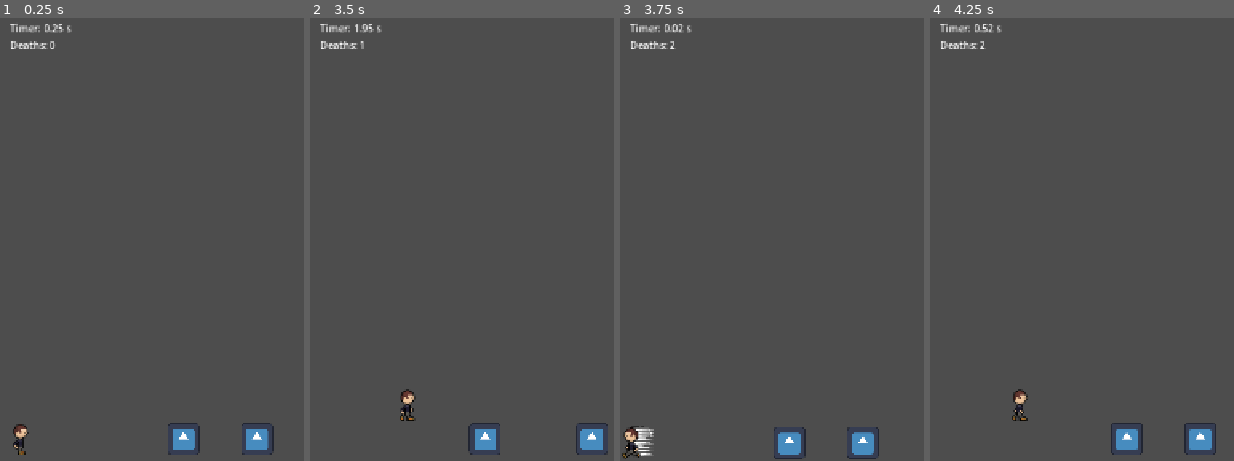
Above: before the commit, frames 1-4 (left to right).
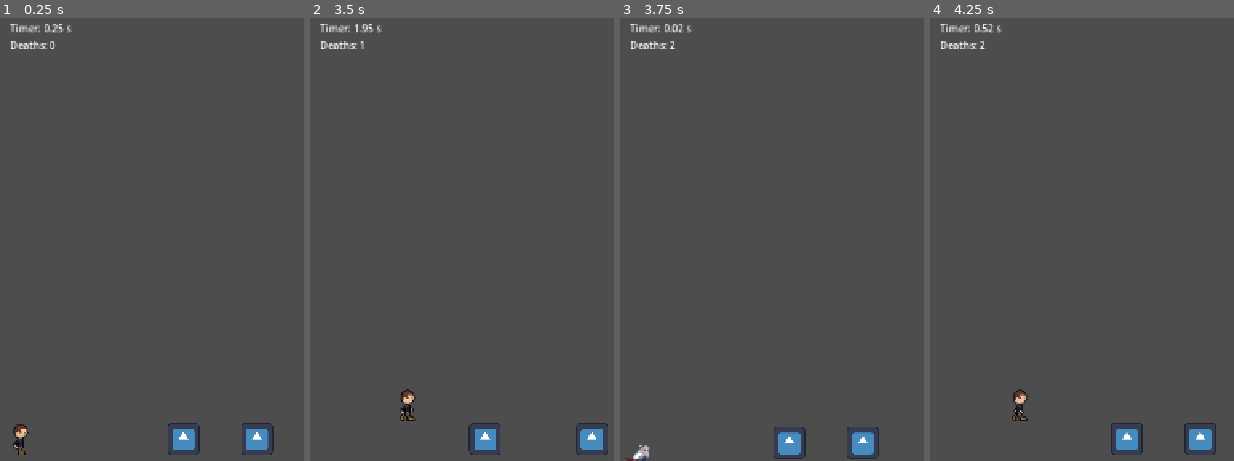
Above: after the commit, the same moments.

Repository: Maxington20/celeste-clone
Game: Godot game, scene res://scenes/levels/level_01.tscn
The game is run twice, just before and just after one commit, with the same random seed, the same clock (stepped at 60 frames per second) and the same inputs. The project has no main scene, so this scene is started directly. The engine's default icon, where the game draws it, is replaced by a stand-in: a white triangle on a blue panel in a dark square.
Inputs:
- Up to frame 1 (0.25 s): no input
- Up to frame 2 (3.5 s): hold D (move_right) 0.53-2.03 s; tap Shift (dash) every 0.75 s from 0.6 to 2.85 s; tap Space (jump) at 0.77, 1.52, 3.02 s; hold A (move_left) 2.03-2.78 s; hold D (move_right) from 2.78 s (still down)
- Up to frame 3 (3.75 s): keep holding D (move_right); tap Shift (dash) at 3.6 s
- Up to frame 4 (4.25 s): keep holding D (move_right); tap Space (jump) at 3.77 s

Frames 1-2 are identical in both runs. In frame 3, 0.5% of the frame differs, in the area x 0-12%, y 92-100%; in frame 4, nothing differs.

Commit message:
added new animations

Diff:
--- a/scenes/player/player.tscn
+++ b/scenes/player/player.tscn
@@ -1,7 +1,44 @@
 [gd_scene format=3 uid="uid://d3cx758c7e1mg"]
 
 [ext_resource type="Script" uid="uid://bw671s6myv64l" path="res://scenes/player/player.gd" id="1_dovo2"]
+[ext_resource type="Texture2D" uid="uid://463pldjdo57i" path="res://assets/art/DASH.png" id="2_75vfm"]
 [ext_resource type="Texture2D" uid="uid://bxvmcukn4gbo2" path="res://assets/art/platformer_character_test.png" id="2_dovo2"]
+[ext_resource type="Texture2D" uid="uid://c6qinb55ormgv" path="res://assets/art/DEATH.png" id="4_0owmy"]
+[ext_resource type="Texture2D" uid="uid://bcx805jvhrtgd" path="res://assets/art/IDLE.png" id="5_qek5x"]
+[ext_resource type="Texture2D" uid="uid://1ae0xq820e3w" path="res://assets/art/RUN.png" id="6_5gtgg"]
+[ext_resource type="Texture2D" uid="uid://bduobalotpc18" path="res://assets/art/WALK.png" id="7_0owmy"]
+
+[sub_resource type="AtlasTexture" id="AtlasTexture_8ydkj"]
+atlas = ExtResource("2_75vfm")
+region = Rect2(0, 0, 96, 96)
+
+[sub_resource type="AtlasTexture" id="AtlasTexture_3j4b4"]
+atlas = ExtResource("2_75vfm")
+region = Rect2(96, 0, 96, 96)
+
+[sub_resource type="AtlasTexture" id="AtlasTexture_yj68g"]
+atlas = ExtResource("2_75vfm")
+region = Rect2(192, 0, 96, 96)
+
+[sub_resource type="AtlasTexture" id="AtlasTexture_ioxgp"]
+atlas = ExtResource("2_75vfm")
+region = Rect2(288, 0, 96, 96)
+
+[sub_resource type="AtlasTexture" id="AtlasTexture_cnsyf"]
+atlas = ExtResource("2_75vfm")
+region = Rect2(384, 0, 96, 96)
+
+[sub_resource type="AtlasTexture" id="AtlasTexture_007i1"]
+atlas = ExtResource("2_75vfm")
+region = Rect2(480, 0, 96, 96)
+
+[sub_resource type="AtlasTexture" id="AtlasTexture_6cv16"]
+atlas = ExtResource("2_75vfm")
+region = Rect2(576, 0, 96, 96)
+
+[sub_resource type="AtlasTexture" id="AtlasTexture_j4nxn"]
+atlas = ExtResource("2_75vfm")
+region = Rect2(672, 0, 96, 96)
 
 [sub_resource type="AtlasTexture" id="AtlasTexture_fcs02"]
 atlas = ExtResource("2_dovo2")
@@ -35,6 +72,82 @@
 atlas = ExtResource("2_dovo2")
 region = Rect2(96, 96, 32, 32)
 
+[sub_resource type="AtlasTexture" id="AtlasTexture_28m0y"]
+atlas = ExtResource("4_0owmy")
+region = Rect2(0, 0, 96, 96)
+
+[sub_resource type="AtlasTexture" id="AtlasTexture_uniwh"]
+atlas = ExtResource("4_0owmy")
+region = Rect2(96, 0, 96, 96)
+
+[sub_resource type="AtlasTexture" id="AtlasTexture_iqsei"]
+atlas = ExtResource("4_0owmy")
+region = Rect2(192, 0, 96, 96)
+
+[sub_resource type="AtlasTexture" id="AtlasTexture_tffgl"]
+atlas = ExtResource("4_0owmy")
+region = Rect2(288, 0, 96, 96)
+
+[sub_resource type="AtlasTexture" id="AtlasTexture_pk8ii"]
+atlas = ExtResource("4_0owmy")
+region = Rect2(384, 0, 96, 96)
+
+[sub_resource type="AtlasTexture" id="AtlasTexture_5mf0n"]
+atlas = ExtResource("4_0owmy")
+region = Rect2(480, 0, 96, 96)
+
+[sub_resource type="AtlasTexture" id="AtlasTexture_4hvnv"]
+atlas = ExtResource("4_0owmy")
+region = Rect2(576, 0, 96, 96)
+
+[sub_resource type="AtlasTexture" id="AtlasTexture_bbmj2"]
+atlas = ExtResource("4_0owmy")
+region = Rect2(672, 0, 96, 96)
+
+[sub_resource type="AtlasTexture" id="AtlasTexture_kxw46"]
+atlas = ExtResource("4_0owmy")
+region = Rect2(768, 0, 96, 96)
+
+[sub_resource type="AtlasTexture" id="AtlasTexture_8qxvo"]
+atlas = ExtResource("5_qek5x")
+region = Rect2(0, 0, 96, 96)
+
+[sub_resource type="AtlasTexture" id="AtlasTexture_5q8fn"]
+atlas = ExtResource("5_qek5x")
+region = Rect2(96, 0, 96, 96)
+
+[sub_resource type="AtlasTexture" id="AtlasTexture_wva7c"]
+atlas = ExtResource("5_qek5x")
+region = Rect2(192, 0, 96, 96)
+
+[sub_resource type="AtlasTexture" id="AtlasTexture_7obkq"]
+atlas = ExtResource("5_qek5x")
+region = Rect2(288, 0, 96, 96)
+
+[sub_resource type="AtlasTexture" id="AtlasTexture_vo27k"]
+atlas = ExtResource("5_qek5x")
+region = Rect2(384, 0, 96, 96)
+
+[sub_resource type="AtlasTexture" id="AtlasTexture_genst"]
+atlas = ExtResource("5_qek5x")
+region = Rect2(480, 0, 96, 96)
+
+[sub_resource type="AtlasTexture" id="AtlasTexture_niom3"]
+atlas = ExtResource("5_qek5x")
+region = Rect2(576, 0, 96, 96)
+
+[sub_resource type="AtlasTexture" id="AtlasTexture_ttakn"]
+atlas = ExtResource("5_qek5x")
+region = Rect2(672, 0, 96, 96)
+
+[sub_resource type="AtlasTexture" id="AtlasTexture_rw8a5"]
+atlas = ExtResource("5_qek5x")
+region = Rect2(768, 0, 96, 96)
+
+[sub_resource type="AtlasTexture" id="AtlasTexture_iwuka"]
+atlas = ExtResource("5_qek5x")
+region = Rect2(864, 0, 96, 96)
+
 [sub_resource type="AtlasTexture" id="AtlasTexture_lgqa7"]
 atlas = ExtResource("2_dovo2")
 region = Rect2(0, 32, 32, 32)
@@ -74,10 +187,151 @@
 [sub_resource type="AtlasTexture" id="AtlasTexture_ugbui"]
 atlas = ExtResource("2_dovo2")
 region = Rect2(96, 0, 32, 32)
+
+[sub_resource type="AtlasTexture" id="AtlasTexture_hyqqp"]
+atlas = ExtResource("6_5gtgg")
+region = Rect2(0, 0, 96, 96)
+
+[sub_resource type="AtlasTexture" id="AtlasTexture_ds1xl"]
+atlas = ExtResource("6_5gtgg")
+region = Rect2(96, 0, 96, 96)
+
+[sub_resource type="AtlasTexture" id="AtlasTexture_1u1sw"]
+atlas = ExtResource("6_5gtgg")
+region = Rect2(192, 0, 96, 96)
+
+[sub_resource type="AtlasTexture" id="AtlasTexture_2t3bg"]
+atlas = ExtResource("6_5gtgg")
+region = Rect2(288, 0, 96, 96)
+
+[sub_resource type="AtlasTexture" id="AtlasTexture_jrbya"]
+atlas = ExtResource("6_5gtgg")
+region = Rect2(384, 0, 96, 96)
+
+[sub_resource type="AtlasTexture" id="AtlasTexture_ahqnk"]
+atlas = ExtResource("6_5gtgg")
+region = Rect2(480, 0, 96, 96)
+
+[sub_resource type="AtlasTexture" id="AtlasTexture_vb1ce"]
+atlas = ExtResource("6_5gtgg")
+region = Rect2(576, 0, 96, 96)
+
+[sub_resource type="AtlasTexture" id="AtlasTexture_0ncpa"]
+atlas = ExtResource("6_5gtgg")
+region = Rect2(672, 0, 96, 96)
+
+[sub_resource type="AtlasTexture" id="AtlasTexture_upxxc"]
+atlas = ExtResource("6_5gtgg")
+region = Rect2(768, 0, 96, 96)
+
+[sub_resource type="AtlasTexture" id="AtlasTexture_ln3h3"]
+atlas = ExtResource("6_5gtgg")
+region = Rect2(864, 0, 96, 96)
+
+[sub_resource type="AtlasTexture" id="AtlasTexture_uygh0"]
+atlas = ExtResource("6_5gtgg")
+region = Rect2(960, 0, 96, 96)
+
+[sub_resource type="AtlasTexture" id="AtlasTexture_t1aof"]
+atlas = ExtResource("6_5gtgg")
+region = Rect2(1056, 0, 96, 96)
+
+[sub_resource type="AtlasTexture" id="AtlasTexture_w8qe1"]
+atlas = ExtResource("6_5gtgg")
+region = Rect2(1152, 0, 96, 96)
+
+[sub_resource type="AtlasTexture" id="AtlasTexture_hdvrm"]
+atlas = ExtResource("6_5gtgg")
+region = Rect2(1248, 0, 96, 96)
+
+[sub_resource type="AtlasTexture" id="AtlasTexture_5xbmr"]
+atlas = ExtResource("6_5gtgg")
+region = Rect2(1344, 0, 96, 96)
+
+[sub_resource type="AtlasTexture" id="AtlasTexture_hir57"]
+atlas = ExtResource("6_5gtgg")
+region = Rect2(1440, 0, 96, 96)
+
+[sub_resource type="AtlasTexture" id="AtlasTexture_7072n"]
+atlas = ExtResource("7_0owmy")
+region = Rect2(0, 0, 96, 96)
+
+[sub_resource type="AtlasTexture" id="AtlasTexture_gmu8b"]
+atlas = ExtResource("7_0owmy")
+region = Rect2(96, 0, 96, 96)
+
+[sub_resource type="AtlasTexture" id="AtlasTexture_a38bk"]
+atlas = ExtResource("7_0owmy")
+region = Rect2(192, 0, 96, 96)
+
+[sub_resource type="AtlasTexture" id="AtlasTexture_3chqh"]
+atlas = ExtResource("7_0owmy")
+region = Rect2(288, 0, 96, 96)
+
+[sub_resource type="AtlasTexture" id="AtlasTexture_pwfqx"]
+atlas = ExtResource("7_0owmy")
+region = Rect2(384, 0, 96, 96)
+
+[sub_resource type="AtlasTexture" id="AtlasTexture_kssj8"]
+atlas = ExtResource("7_0owmy")
+region = Rect2(480, 0, 96, 96)
+
+[sub_resource type="AtlasTexture" id="AtlasTexture_8lfxt"]
+atlas = ExtResource("7_0owmy")
+region = Rect2(576, 0, 96, 96)
+
+[sub_resource type="AtlasTexture" id="AtlasTexture_lclul"]
+atlas = ExtResource("7_0owmy")
+region = Rect2(672, 0, 96, 96)
+
+[sub_resource type="AtlasTexture" id="AtlasTexture_ej2d6"]
+atlas = ExtResource("7_0owmy")
+region = Rect2(768, 0, 96, 96)
+
+[sub_resource type="AtlasTexture" id="AtlasTexture_fvjb1"]
+atlas = ExtResource("7_0owmy")
+region = Rect2(864, 0, 96, 96)
+
+[sub_resource type="AtlasTexture" id="AtlasTexture_bysbl"]
+atlas = ExtResource("7_0owmy")
+region = Rect2(960, 0, 96, 96)
+
+[sub_resource type="AtlasTexture" id="AtlasTexture_2wy34"]
+atlas = ExtResource("7_0owmy")
+region = Rect2(1056, 0, 96, 96)
 
 [sub_resource type="SpriteFrames" id="SpriteFrames_jvmx5"]
 animations = [{
 "frames": [{
+"duration": 1.0,
+"texture": SubResource("AtlasTexture_8ydkj")
+}, {
+"duration": 1.0,
+"texture": SubResource("AtlasTexture_3j4b4")
+}, {
+"duration": 1.0,
+"texture": SubResource("AtlasTexture_yj68g")
+}, {
+"duration": 1.0,
+"texture": SubResource("AtlasTexture_ioxgp")
+}, {
+"duration": 1.0,
+"texture": SubResource("AtlasTexture_cnsyf")
+}, {
+"duration": 1.0,
+"texture": SubResource("AtlasTexture_007i1")
+}, {
+"duration": 1.0,
+"texture": SubResource("AtlasTexture_6cv16")
+}, {
+"duration": 1.0,
+"texture": SubResource("AtlasTexture_j4nxn")
+}],
+"loop": 1,
+"name": &"dash",
+"speed": 5.0
+}, {
+"frames": [{
 "duration": 2.0,
 "texture": SubResource("AtlasTexture_fcs02")
 }, {
@@ -113,6 +367,73 @@
 }, {
 "frames": [{
 "duration": 1.0,
+"texture": SubResource("AtlasTexture_28m0y")
+}, {
+"duration": 1.0,
+"texture": SubResource("AtlasTexture_uniwh")
+}, {
+"duration": 1.0,
+"texture": SubResource("AtlasTexture_iqsei")
+}, {
+"duration": 1.0,
+"texture": SubResource("AtlasTexture_tffgl")
+}, {
+"duration": 1.0,
+"texture": SubResource("AtlasTexture_pk8ii")
+}, {
+"duration": 1.0,
+"texture": SubResource("AtlasTexture_5mf0n")
+}, {
+"duration": 1.0,
+"texture": SubResource("AtlasTexture_4hvnv")
+}, {
+"duration": 1.0,
+"texture": SubResource("AtlasTexture_bbmj2")
+}, {
+"duration": 1.0,
+"texture": SubResource("AtlasTexture_kxw46")
+}],
+"loop": 1,
+"name": &"death",
+"speed": 25.0
+}, {
+"frames": [{
+"duration": 1.0,
+"texture": SubResource("AtlasTexture_8qxvo")
+}, {
+"duration": 1.0,
+"texture": SubResource("AtlasTexture_5q8fn")
+}, {
+"duration": 1.0,
+"texture": SubResource("AtlasTexture_wva7c")
+}, {
+"duration": 1.0,
+"texture": SubResource("AtlasTexture_7obkq")
+}, {
+"duration": 1.0,
+"texture": SubResource("AtlasTexture_vo27k")
+}, {
+"duration": 1.0,
+"texture": SubResource("AtlasTexture_genst")
+}, {
+"duration": 1.0,
+"texture": SubResource("AtlasTexture_niom3")
+}, {
+"duration": 1.0,
+"texture": SubResource("AtlasTexture_ttakn")
+}, {
+"duration": 1.0,
+"texture": SubResource("AtlasTexture_rw8a5")
+}, {
+"duration": 1.0,
+"texture": SubResource("AtlasTexture_iwuka")
+}],
+"loop": 1,
+"name": &"idle",
+"speed": 5.0
+}, {
+"frames": [{
+"duration": 1.0,
 "texture": SubResource("AtlasTexture_lgqa7")
 }],
 "loop": 1,
@@ -160,6 +481,100 @@
 "loop": 1,
 "name": &"move_right",
 "speed": 8.0
+}, {
+"frames": [{
+"duration": 1.0,
+"texture": SubResource("AtlasTexture_hyqqp")
+}, {
+"duration": 1.0,
+"texture": SubResource("AtlasTexture_ds1xl")
+}, {
+"duration": 1.0,
+"texture": SubResource("AtlasTexture_1u1sw")
+}, {
+"duration": 1.0,
+"texture": SubResource("AtlasTexture_2t3bg")
+}, {
+"duration": 1.0,
+"texture": SubResource("AtlasTexture_jrbya")
+}, {
+"duration": 1.0,
+"texture": SubResource("AtlasTexture_ahqnk")
+}, {
+"duration": 1.0,
+"texture": SubResource("AtlasTexture_vb1ce")
+}, {
+"duration": 1.0,
+"texture": SubResource("AtlasTexture_0ncpa")
+}, {
+"duration": 1.0,
+"texture": SubResource("AtlasTexture_upxxc")
+}, {
+"duration": 1.0,
+"texture": SubResource("AtlasTexture_ln3h3")
+}, {
+"duration": 1.0,
+"texture": SubResource("AtlasTexture_uygh0")
+}, {
+"duration": 1.0,
+"texture": SubResource("AtlasTexture_t1aof")
+}, {
+"duration": 1.0,
+"texture": SubResource("AtlasTexture_w8qe1")
+}, {
+"duration": 1.0,
+"texture": SubResource("AtlasTexture_hdvrm")
+}, {
+"duration": 1.0,
+"texture": SubResource("AtlasTexture_5xbmr")
+}, {
+"duration": 1.0,
+"texture": SubResource("AtlasTexture_hir57")
+}],
+"loop": 1,
+"name": &"run",
+"speed": 20.0
+}, {
+"frames": [{
+"duration": 1.0,
+"texture": SubResource("AtlasTexture_7072n")
+}, {
+"duration": 1.0,
+"texture": SubResource("AtlasTexture_gmu8b")
+}, {
+"duration": 1.0,
+"texture": SubResource("AtlasTexture_a38bk")
+}, {
+"duration": 1.0,
+"texture": SubResource("AtlasTexture_3chqh")
+}, {
+"duration": 1.0,
+"texture": SubResource("AtlasTexture_pwfqx")
+}, {
+"duration": 1.0,
+"texture": SubResource("AtlasTexture_kssj8")
+}, {
+"duration": 1.0,
+"texture": SubResource("AtlasTexture_8lfxt")
+}, {
+"duration": 1.0,
+"texture": SubResource("AtlasTexture_lclul")
+}, {
+"duration": 1.0,
+"texture": SubResource("AtlasTexture_ej2d6")
+}, {
+"duration": 1.0,
+"texture": SubResource("AtlasTexture_fvjb1")
+}, {
+"duration": 1.0,
+"texture": SubResource("AtlasTexture_bysbl")
+}, {
+"duration": 1.0,
+"texture": SubResource("AtlasTexture_2wy34")
+}],
+"loop": 1,
+"name": &"walk",
+"speed": 10.0
 }]
 
 [sub_resource type="RectangleShape2D" id="RectangleShape2D_jvmx5"]
@@ -172,7 +587,8 @@
 
 [node name="AnimatedSprite2D" type="AnimatedSprite2D" parent="." unique_id=71310545]
 sprite_frames = SubResource("SpriteFrames_jvmx5")
-animation = &"dash_left"
+animation = &"walk"
+frame_progress = 0.31245306
 
 [node name="CollisionShape2D" type="CollisionShape2D" parent="." unique_id=1774396868]
 position = Vector2(0.5, 0.5)
Binary file added: assets/art/DASH.png
Not shown, added: assets/art/DASH.png.import
Binary file added: assets/art/DEATH.png
Not shown, added: assets/art/DEATH.png.import
Binary file added: assets/art/IDLE.png
Not shown, added: assets/art/IDLE.png.import
Binary file added: assets/art/JUMP-FALL.png
Not shown, added: assets/art/JUMP-FALL.png.import
Binary file added: assets/art/JUMP-START.png
Not shown, added: assets/art/JUMP-START.png.import
Binary file added: assets/art/JUMP-TRANSITION.png
Not shown, added: assets/art/JUMP-TRANSITION.png.import
(and 12 more such lines)
